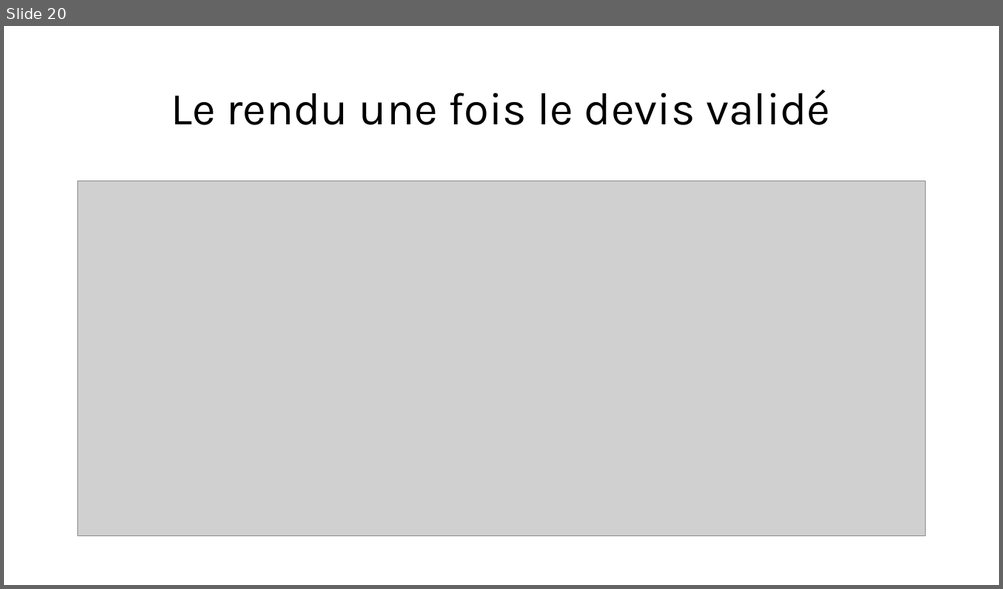
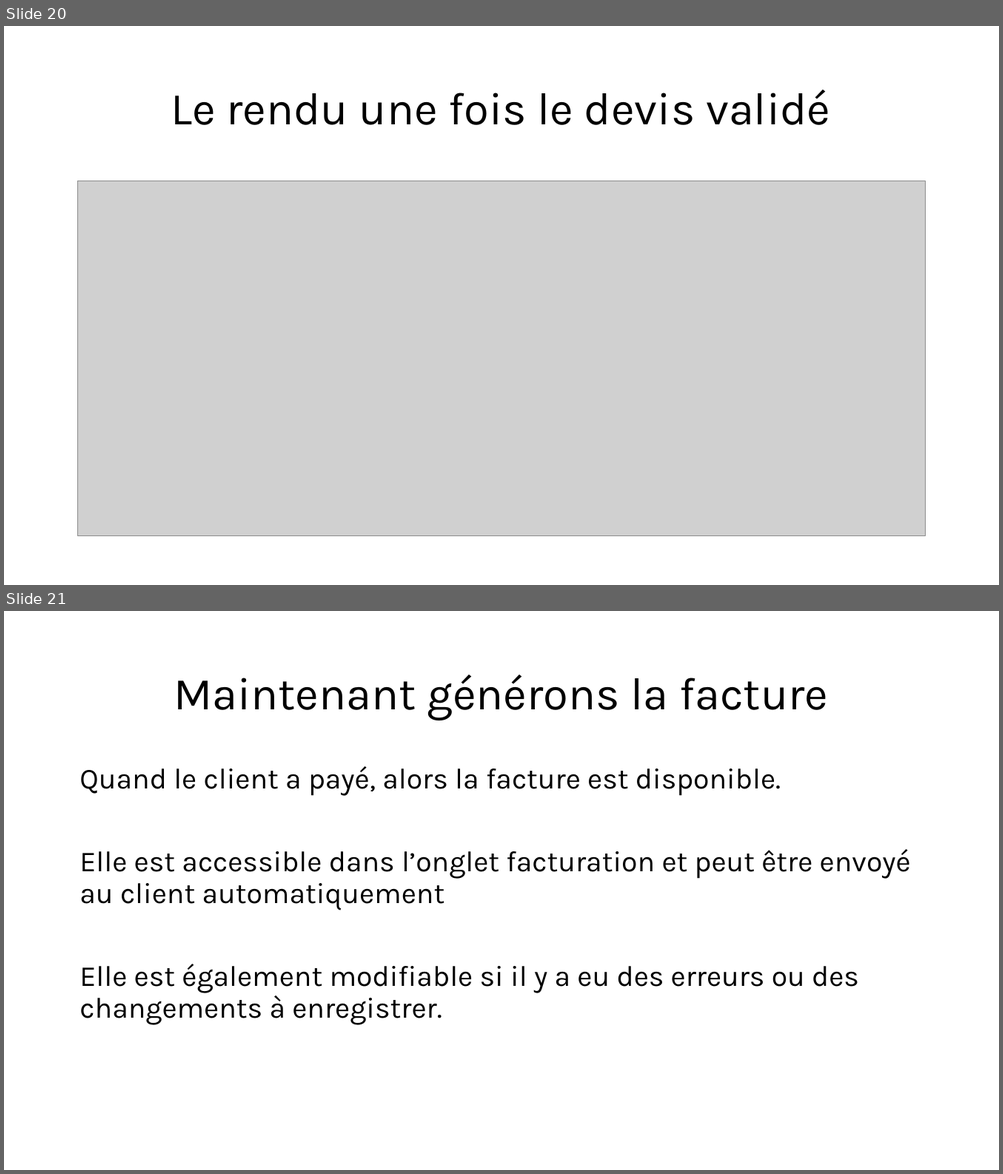
Before and after one commit to lilianmirabel/TPodoo, a slide deck: Présentation_ODOO.pptx. Shown one above the other, each under a label of ours: slide 20 before the commit, slides 20 and 21 after it. The pictures are 1003x589 and 1003x1174 pixels, drawn with LibreOffice and Linux fonts; fonts in the diff are those of the drawing; grey boxes stand for pictures. Boxes give left, top, right and bottom in pixels: in the first picture for what was removed or moved away, otherwise in the second. Text is boxed around its words. In the diff, an @@ line names an element or a change of style, - is before the commit and + after.

Commit message:
création de la facture

```diff
--- a/Présentation_ODOO.pptx
+++ b/Présentation_ODOO.pptx
@@ slide 21 added at <box>4,611,999,1170</box>, background #FFFFFF @@
@@ title added at <box>173,675,828,721</box>, 44 pt, text #000000 @@
+Maintenant générons la facture
@@ text added at <box>79,766,910,1025</box>, 28 pt, text #000000 @@
+Quand le client a payé, alors la facture est disponible.
+Elle est accessible dans l’onglet facturation et peut être envoyé au client automatiquement
+Elle est également modifiable si il y a eu des erreurs ou des changements à enregistrer.
```
Also in this commit, not shown: 1 other slide added.
